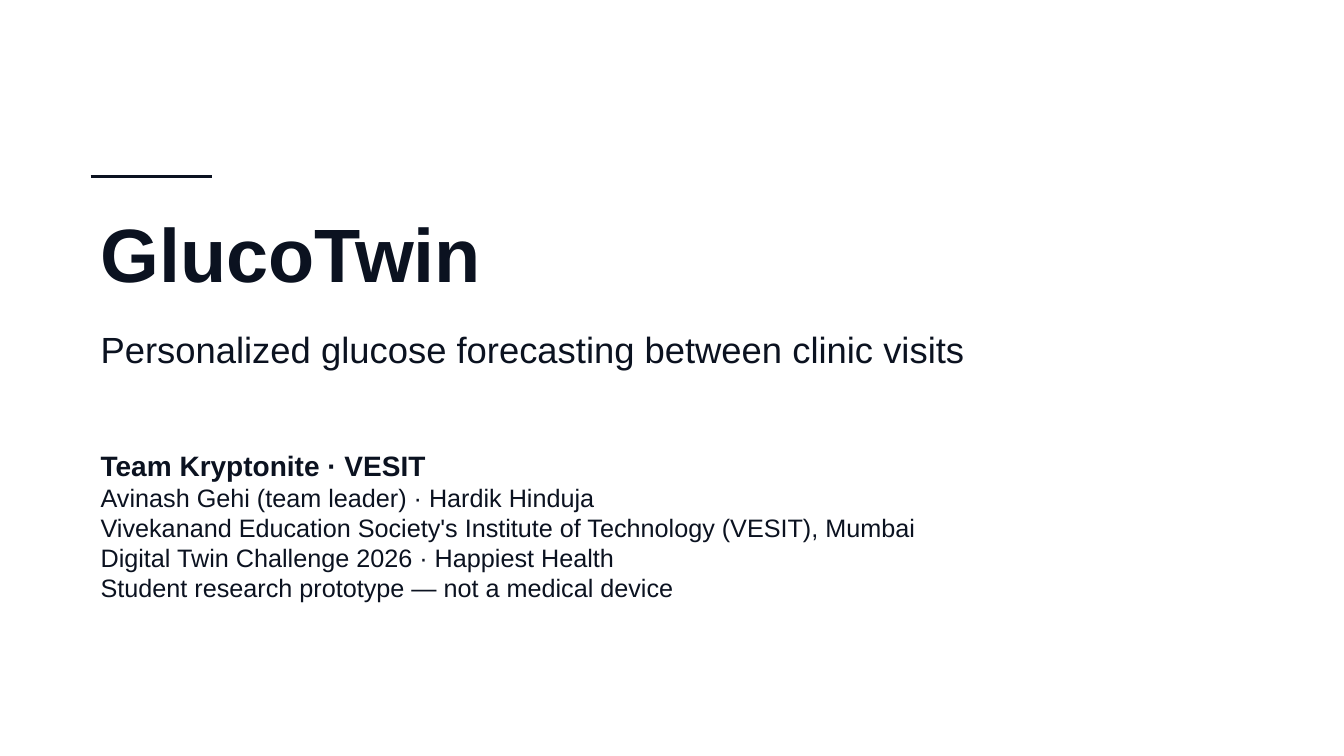
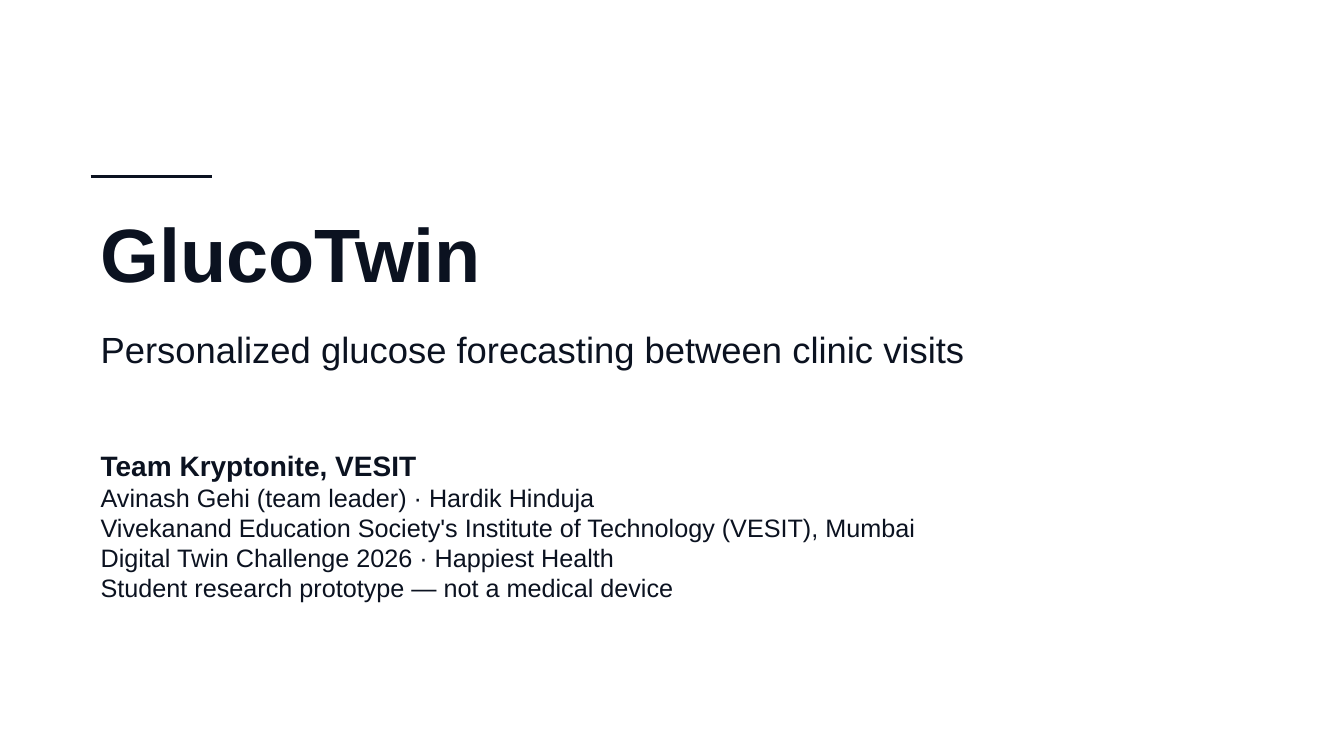
Before and after one commit to Avi36005/DigitalTwin-Challenge-Kryptonite, a slide deck: slide 1 of docs/submission/GlucoTwin_Presentation.pptx. Drawn at 1344x756 pixels with LibreOffice and Linux fonts; fonts in the diff are those of the drawing. Boxes give left, top, right and bottom in pixels: in the first picture for what was removed or moved away, otherwise in the second. Text is boxed around its words. In the diff, an @@ line names an element or a change of style, - is before the commit and + after.

```diff
--- a/docs/submission/GlucoTwin_Presentation.pptx
+++ b/docs/submission/GlucoTwin_Presentation.pptx
@@ text at (x1=101, y1=455, x2=416, y2=481): text changed @@
-Team Kryptonite · VESIT
+Team Kryptonite, VESIT
```
Also in this commit, not shown: 1 other slide changed, 25 other files.
